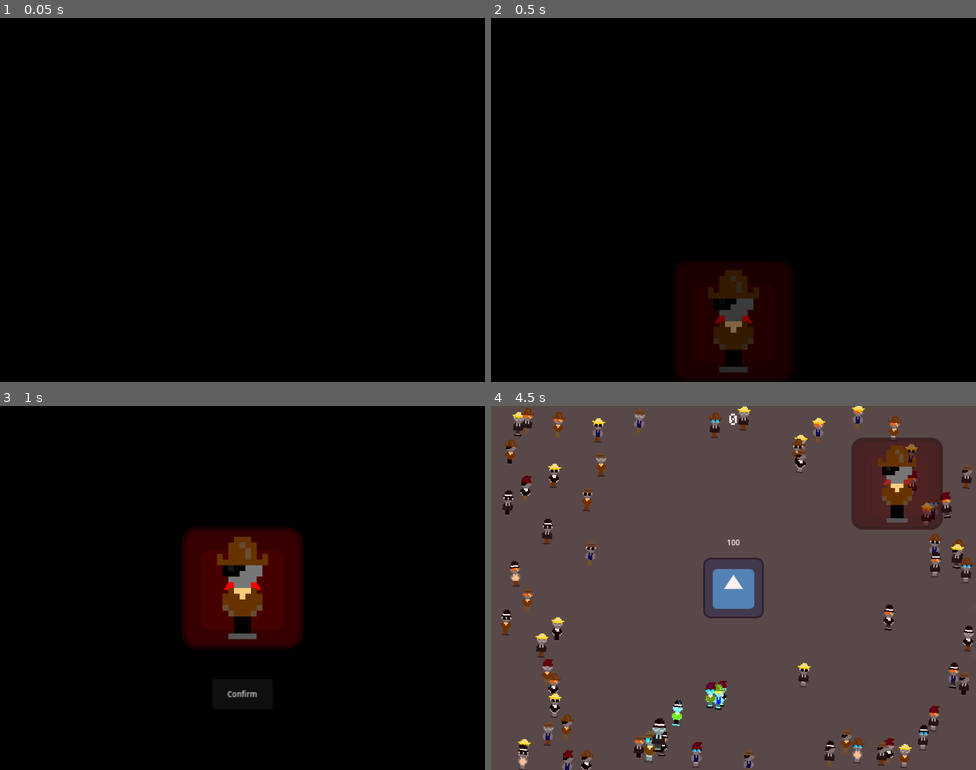
Above: before the commit, frames 1-4 (two rows, left to right).
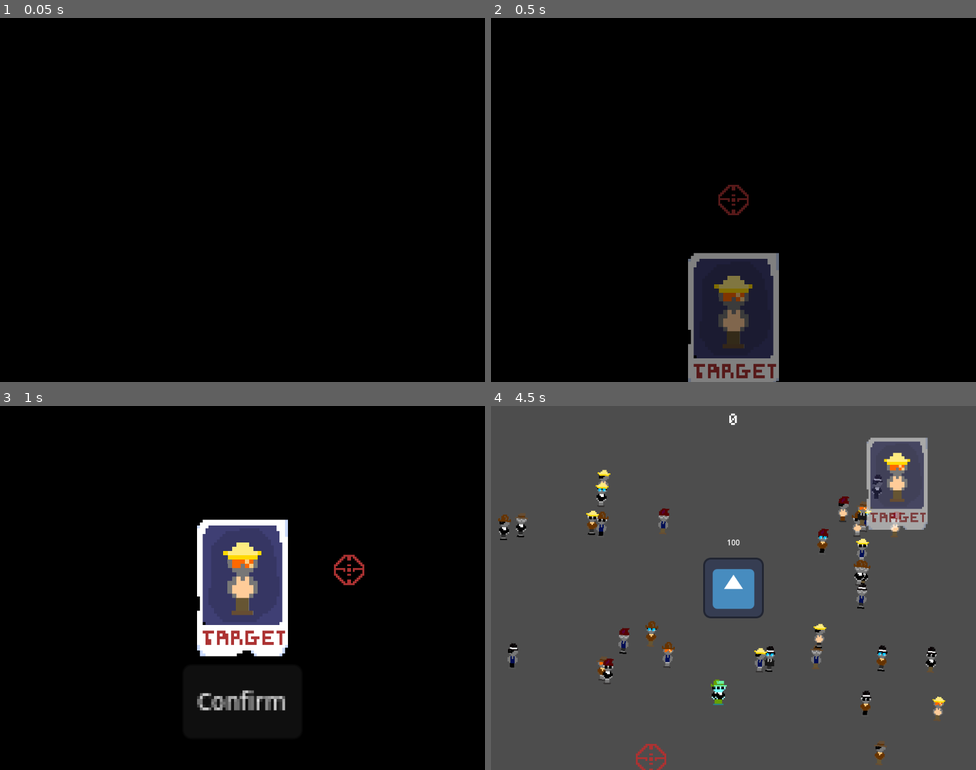
Above: after the commit, the same moments.

Repository: SamuelScerri/Score-Space-Jam
Game: Godot game, scene res://Game Area.tscn
The game is run twice, just before and just after one commit, with the same random seed, the same clock (stepped at 60 frames per second) and the same inputs. The engine's default icon, where the game draws it, is replaced by a stand-in: a white triangle on a blue panel in a dark square.
Inputs (mouse positions are in pixels of both pictures, inside the frame that each line leads up to):
- Up to frame 1 (0.05 s): no input
- Up to frame 2 (0.5 s): no input
- Up to frame 3 (1 s): move the mouse to (349, 569) at 0.52 s; click (349, 569) at 0.6 s
- Up to frame 4 (4.5 s): click "Confirm" at 1.25 s; move the mouse to (718, 748) at 2.02 s; click (718, 748) at 2.1 s; move the mouse to (680, 759) at 2.77 s; click (680, 759) at 2.85 s; move the mouse to (505, 435) at 3.52 s; click (505, 435) at 3.6 s; move the mouse to (651, 759) at 4.27 s; click (651, 759) at 4.35 s

Frame 1 is identical in both runs. In frame 2, 7.9% of the frame differs, in the area x 38-62%, y 45-100%; in frame 3, 9.7%; in frame 4, 14%, in the area x 1-100%, y 0-100%.

Commit message:
Minor Changes To AI

Diff:
--- a/Game Area.gd
+++ b/Game Area.gd
@@ -6,7 +6,7 @@
 @onready var camera = $Camera
 @onready var shake_duration = $Shake
 
-@export var max_citizens_in_area = 64
+@export var max_citizens_in_area = 32
 @export var enemy_chance_percentage = .2
 
 @export var citizen_node: PackedScene
@@ -19,9 +19,10 @@
 
 func _ready():
 	Global.current_game_area = self
+	print("CITIZEN")
+	citizen_enemy = user_interface.get_citizen()
+
 	get_tree().paused = true
-
-	citizen_enemy = user_interface.get_citizen()
 
 	#We Will Now Create A Bunch Of Citizens
 	for i in range(max_citizens_in_area):
--- a/Interface.tscn
+++ b/Interface.tscn
@@ -1,14 +1,16 @@
-[gd_scene load_steps=18 format=3 uid="uid://dct41s4dgk0i4"]
+[gd_scene load_steps=20 format=3 uid="uid://dct41s4dgk0i4"]
 
 [ext_resource type="Script" path="res://Scripts/User Interface.gd" id="1_hxl12"]
 [ext_resource type="FontFile" uid="uid://bsbn6wphuu3nh" path="res://Resources/Font.ttf" id="2_8s0u5"]
-[ext_resource type="Texture2D" uid="uid://deh46ylnqx6qi" path="res://icon.svg" id="2_qjuej"]
+[ext_resource type="Texture2D" uid="uid://52w2jh8j4exa" path="res://Resources/Polaroid.png" id="3_2mpsh"]
 [ext_resource type="AudioStream" uid="uid://by4q71mfeau6c" path="res://Resources/Sound Effects/Whoosh.wav" id="3_b6kgu"]
 [ext_resource type="PackedScene" uid="uid://c4fmn6h3lpp4s" path="res://Nodes/Character.tscn" id="4_2jqh3"]
 [ext_resource type="AudioStream" uid="uid://236dfbhpjqem" path="res://Resources/Sound Effects/Select.wav" id="4_fj4vb"]
 [ext_resource type="AudioStream" uid="uid://ctrvqr6o00mrh" path="res://Resources/Sound Effects/Good Target.wav" id="6_jdj2w"]
 [ext_resource type="AudioStream" uid="uid://dlj3m5lvgkvj8" path="res://Resources/Sound Effects/Wrong.wav" id="7_2jpv7"]
 [ext_resource type="AudioStream" uid="uid://dtuhnr87k4f8k" path="res://Resources/Background.mp3" id="8_g5jcq"]
+[ext_resource type="AudioStream" uid="uid://bhxila22t1jr" path="res://Resources/Crowd.wav" id="9_ne2dl"]
+[ext_resource type="Texture2D" uid="uid://d3s66jmjsfed6" path="res://Resources/Crosshair.png" id="10_tbl11"]
 
 [sub_resource type="FontVariation" id="FontVariation_ntvwg"]
 base_font = ExtResource("2_8s0u5")
@@ -37,7 +39,7 @@
 "times": PackedFloat32Array(0, 1),
 "transitions": PackedFloat32Array(-2, -2),
 "update": 0,
-"values": [Vector2(2, 2), Vector2(1.5, 1.5)]
+"values": [Vector2(6, 6), Vector2(4, 4)]
 }
 tracks/2/type = "value"
 tracks/2/imported = false
@@ -85,7 +87,7 @@
 "times": PackedFloat32Array(0, 1),
 "transitions": PackedFloat32Array(-2, -2),
 "update": 0,
-"values": [Color(1, 0, 0, 1), Color(1, 0, 0, 0.501961)]
+"values": [Color(1, 1, 1, 1), Color(1, 1, 1, 0.501961)]
 }
 tracks/6/type = "method"
 tracks/6/imported = false
@@ -307,29 +309,31 @@
 offset_right = 1024.0
 offset_bottom = 768.0
 mouse_filter = 1
-color = Color(0, 0, 0, 0)
+color = Color(0, 0, 0, 1)
 
 [node name="Modulate" type="CanvasModulate" parent="."]
 modulate = Color(0, 0, 0, 1)
+color = Color(0, 0, 0, 1)
 
 [node name="Target" type="Sprite2D" parent="."]
-self_modulate = Color(1, 0, 0, 1)
 z_index = 4096
-position = Vector2(512, 384)
-scale = Vector2(2, 2)
-texture = ExtResource("2_qjuej")
-metadata/_edit_group_ = true
+texture_filter = 1
+position = Vector2(512, 896)
+scale = Vector2(6, 6)
+texture = ExtResource("3_2mpsh")
 
 [node name="Button" type="Button" parent="Target"]
-offset_left = -32.0
-offset_top = 96.0
-offset_right = 32.0
-offset_bottom = 128.0
+offset_left = -21.0
+offset_top = 27.0
+offset_right = 21.0
+offset_bottom = 53.0
 theme_override_font_sizes/font_size = 8
-disabled = true
 text = "Confirm"
 
 [node name="Character" parent="Target" instance=ExtResource("4_2jqh3")]
+position = Vector2(0, -4)
+scale = Vector2(1.5, 1.5)
+target = true
 
 [node name="Animator" type="AnimationPlayer" parent="."]
 autoplay = "Show"
@@ -358,4 +362,15 @@
 [node name="Music" type="AudioStreamPlayer" parent="."]
 stream = ExtResource("8_g5jcq")
 
+[node name="Crowd" type="AudioStreamPlayer" parent="Music"]
+stream = ExtResource("9_ne2dl")
+volume_db = -32.0
+
+[node name="Crosshair" type="Sprite2D" parent="."]
+z_index = 4096
+texture_filter = 1
+position = Vector2(512, 384)
+scale = Vector2(4, 4)
+texture = ExtResource("10_tbl11")
+
 [connection signal="pressed" from="Target/Button" to="." method="start_game"]
--- a/Nodes/Enemy.tscn
+++ b/Nodes/Enemy.tscn
@@ -4,7 +4,7 @@
 [ext_resource type="PackedScene" uid="uid://c4fmn6h3lpp4s" path="res://Nodes/Character.tscn" id="2_7xs16"]
 
 [sub_resource type="RectangleShape2D" id="RectangleShape2D_1c67k"]
-size = Vector2(128, 128)
+size = Vector2(64, 128)
 
 [sub_resource type="Animation" id="Animation_37fw0"]
 resource_name = "Death"
--- a/Scripts/CharacterGen.gd
+++ b/Scripts/CharacterGen.gd
@@ -6,18 +6,29 @@
 @export var pants: Array[CompressedTexture2D]
 
 @export var randomize: bool = true
+@export var target: bool = false
 
 var hat_id = 0
 var eye_id = 0
 var shirt_id = 0
 var pants_id = 0
 
+func randomize_clothes():
+	hat_id = randi_range(0, hats.size() - 1)
+	eye_id = randi_range(0, eyes.size() - 1)
+	shirt_id = randi_range(0, shirts.size() - 1)
+	pants_id = randi_range(0, pants.size() - 1)
+
 func _ready():
 	if randomize:
-		hat_id = randi_range(0, hats.size() - 1)
-		eye_id = randi_range(0, eyes.size() - 1)
-		shirt_id = randi_range(0, shirts.size() - 1)
-		pants_id = randi_range(0, pants.size() - 1)
+		randomize_clothes()
+
+		if not target:
+			while hat_id == Global.current_game_area.citizen_enemy.hat_id and \
+				eye_id == Global.current_game_area.citizen_enemy.eye_id and \
+				shirt_id == Global.current_game_area.citizen_enemy.shirt_id and \
+				pants_id == Global.current_game_area.citizen_enemy.pants_id:
+					randomize_clothes()
 
 	else:
 		hat_id = Global.current_game_area.citizen_enemy.hat_id
--- a/Scripts/Citizen.gd
+++ b/Scripts/Citizen.gd
@@ -14,13 +14,17 @@
 
 var dead: bool = false
 var in_view: bool = false
+var old_position
 
 func _ready():
 	buildings = get_tree().get_nodes_in_group("Building")
+	old_position = global_position
+
 	destination = global_position
 	change_destination()
 
 func _process(delta):
+	move_and_slide()
 	if in_view:
 		if Input.is_action_just_pressed("Fire") and not Global.current_game_area.game_ended:
 			die()
@@ -43,7 +47,7 @@
 			direction.y = -1
 
 		if direction != Vector2.ZERO:
-			destination = global_position + direction.normalized()
+			destination = global_position + direction.normalized() * difference_between_move * 2
 
 		#Here The Citizen Will Avoid Buildings
 		for building in buildings:
@@ -57,7 +61,8 @@
 	else:
 		velocity = velocity.move_toward(Vector2.ZERO, 8)
 
-	move_and_slide()
+
+	old_position = global_position
 
 #Here We Pick A Random Destination That Is Close To The Building
 func change_destination():
--- a/Scripts/Enemy.gd
+++ b/Scripts/Enemy.gd
@@ -25,6 +25,8 @@
 	change_destination()
 
 func _process(delta):
+	move_and_slide()
+
 	if in_view and not Global.current_game_area.game_ended:
 		if Input.is_action_just_pressed("Fire"):
 			die()
@@ -62,7 +64,7 @@
 	else:
 		velocity = velocity.move_toward(Vector2.ZERO, 8)
 
-	move_and_slide()
+
 
 #Here We Pick A Random Destination That Is Close To The Building
 func change_destination():
--- a/Scripts/User Interface.gd
+++ b/Scripts/User Interface.gd
@@ -1,9 +1,17 @@
 extends Node
+
+func _ready():
+	Input.set_mouse_mode(Input.MOUSE_MODE_HIDDEN)
+
+func _process(delta):
+	$Crosshair.global_position = get_viewport().get_mouse_position()
 
 func start_game():
 	$Animator.play("Begin")
 	$Select.play()
 	$Music.play()
+	$Music/Crowd.play()
+
 
 	Global.current_game_area.start_game()
 
Binary file added: Resources/Crosshair.png
Not shown, added: Resources/Crosshair.png.import
Not shown, added: Resources/Crowd.wav.import
Binary file added: Resources/Polaroid.png
Not shown, added: Resources/Polaroid.png.import
Not shown, added: Resources/Crowd.wav
